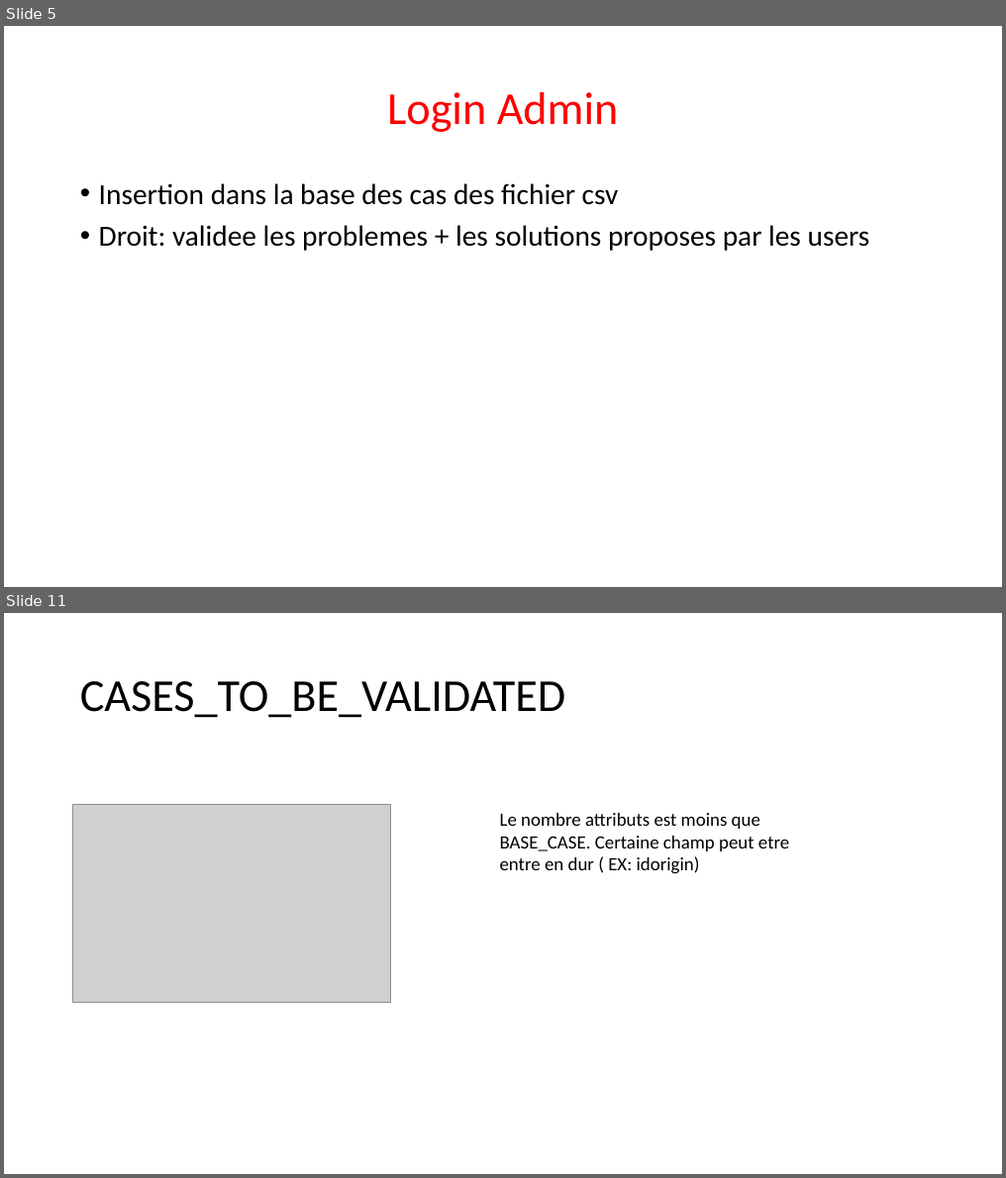
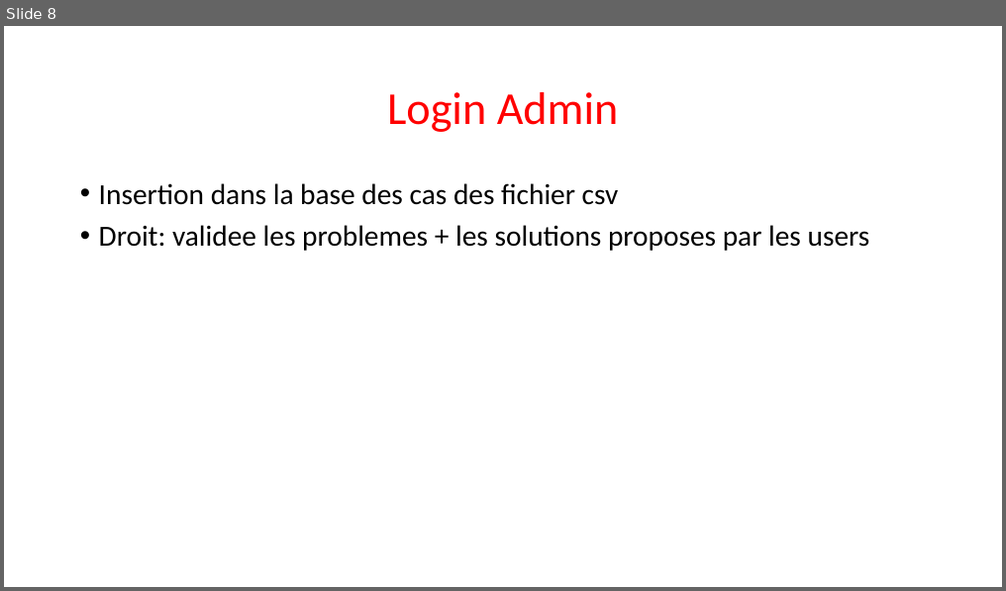
Before and after one commit to Sle3pingForest/StageL3, a slide deck: RapportNam/Nouveau Microsoft PowerPoint Presentation.pptx. Shown one above the other, each under a label of ours: slides 5 and 11 before the commit, slide 8 after it; the slides between them are not shown. The pictures are 1006x1178 and 1006x591 pixels, drawn with LibreOffice and Linux fonts; fonts in the diff are those of the drawing; grey boxes stand for pictures. Boxes give left, top, right and bottom in pixels: in the first picture for what was removed or moved away, otherwise in the second. Text is boxed around its words. In the diff, an @@ line names an element or a change of style, - is before the commit and + after.

```diff
--- a/RapportNam/Nouveau Microsoft PowerPoint Presentation.pptx
+++ b/RapportNam/Nouveau Microsoft PowerPoint Presentation.pptx
@@ slide 11 removed at (4,613,1002,1174), background #FFFFFF @@
@@ title removed at (80,681,565,718) @@
-CASES_TO_BE_VALIDATED
@@ picture removed at (73,804,391,1002) @@
@@ text removed at (500,813,789,874) @@
-Le nombre attributs est moins que BASE_CASE. Certaine champ peut etre entre en dur ( EX: idorigin)
@@ what was slide 5 is now slide 8 @@
```
Also in this commit, not shown: 6 slides changed, 1 slide added, 1 other slide removed, 4 other files.
